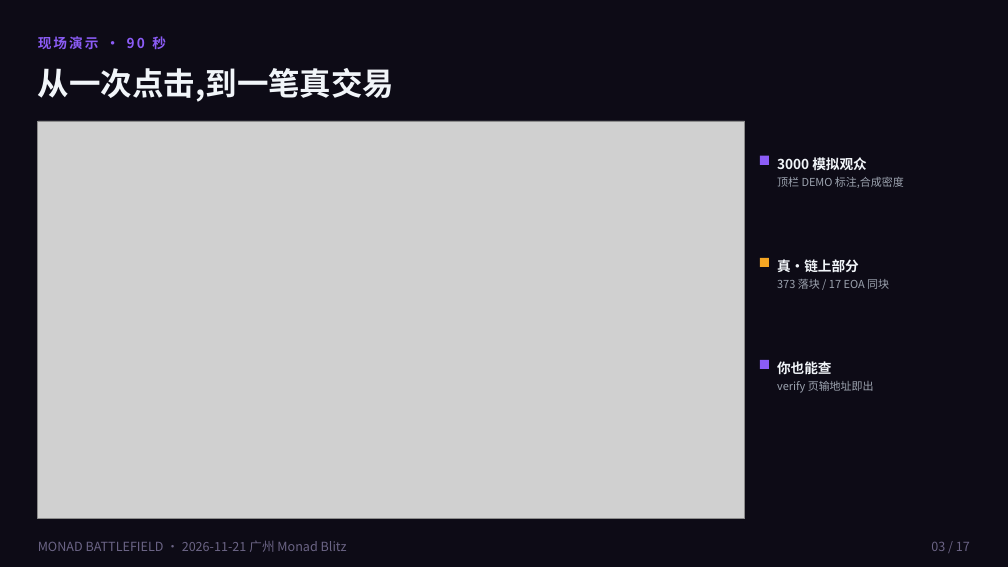
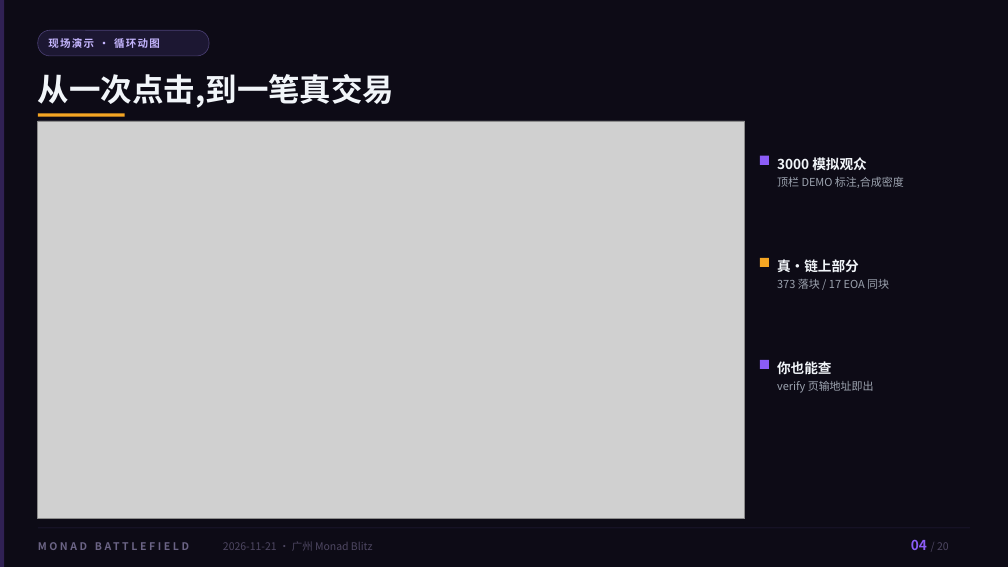
Before and after one commit to NaIWaniubi/monad-battlefield, a slide deck: slide 4 of deck/monad-battlefield.pptx (slide 3 before the commit). Drawn at 1008x567 pixels with LibreOffice and Linux fonts; fonts in the diff are those of the drawing; grey boxes stand for pictures. Boxes give left, top, right and bottom in pixels: in the first picture for what was removed or moved away, otherwise in the second. Text is boxed around its words. In the diff, an @@ line names an element or a change of style, - is before the commit and + after.

Commit message:
sync final: 落格 Alight deck (18→20 slides, GIF demos, Monad slide), crowd/demo build, loop GIFs

```diff
--- a/deck/monad-battlefield.pptx
+++ b/deck/monad-battlefield.pptx
@@ rectangle added at [0, 0, 5, 567], fill #8B5CF6 at 28% opacity @@
@@ rounded rectangle added at [38, 30, 209, 56], fill #1F1936 at 88% opacity, outline #4A3F73 0.6 pt @@
@@ text at [48, 38, 160, 48]: text changed; size 13 to 10 pt; text colour #8B5CF6 to #C4B5FD @@
-现场演示 · 90 秒
+现场演示 · 循环动图
@@ text "从一次点击,到一笔真交易": place and size @@
-text "从一次点击,到一笔真交易" at [38, 68, 395, 102]
+text "从一次点击,到一笔真交易" at [38, 74, 395, 108]
@@ rectangle added at [38, 113, 125, 116], fill #F5A623 @@
@@ rectangle added at [38, 528, 970, 529], fill #322A52 at 75% opacity @@
@@ text added at [38, 535, 219, 557], 10 pt, text #6B6485, bold @@
+MONAD BATTLEFIELD
@@ text added at [911, 539, 927, 550], 13 pt, text #8B5CF6, bold @@
+04
@@ text at [223, 542, 373, 550]: text changed; size 12 to 10 pt; text colour #6B6485 to #4E4762 @@
-MONAD BATTLEFIELD · 2026-11-21 广州 Monad Blitz
+2026-11-21 · 广州 Monad Blitz
@@ text removed at [931, 542, 970, 551] @@
-03 / 17
@@ text added at [937, 542, 949, 550], 10 pt, text #4E4762 @@
+/ 20
```
Also in this commit, not shown: 15 other slides changed, 4 slides added, 1 slide removed, 4 other files.
